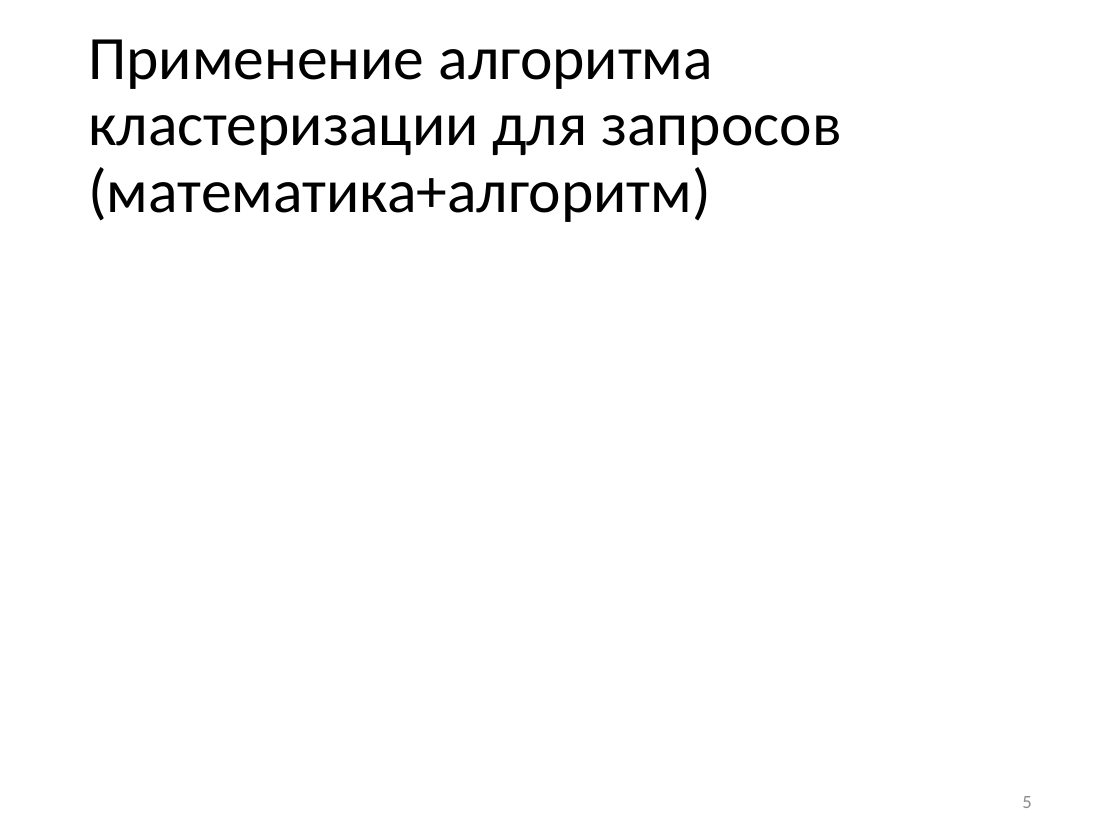
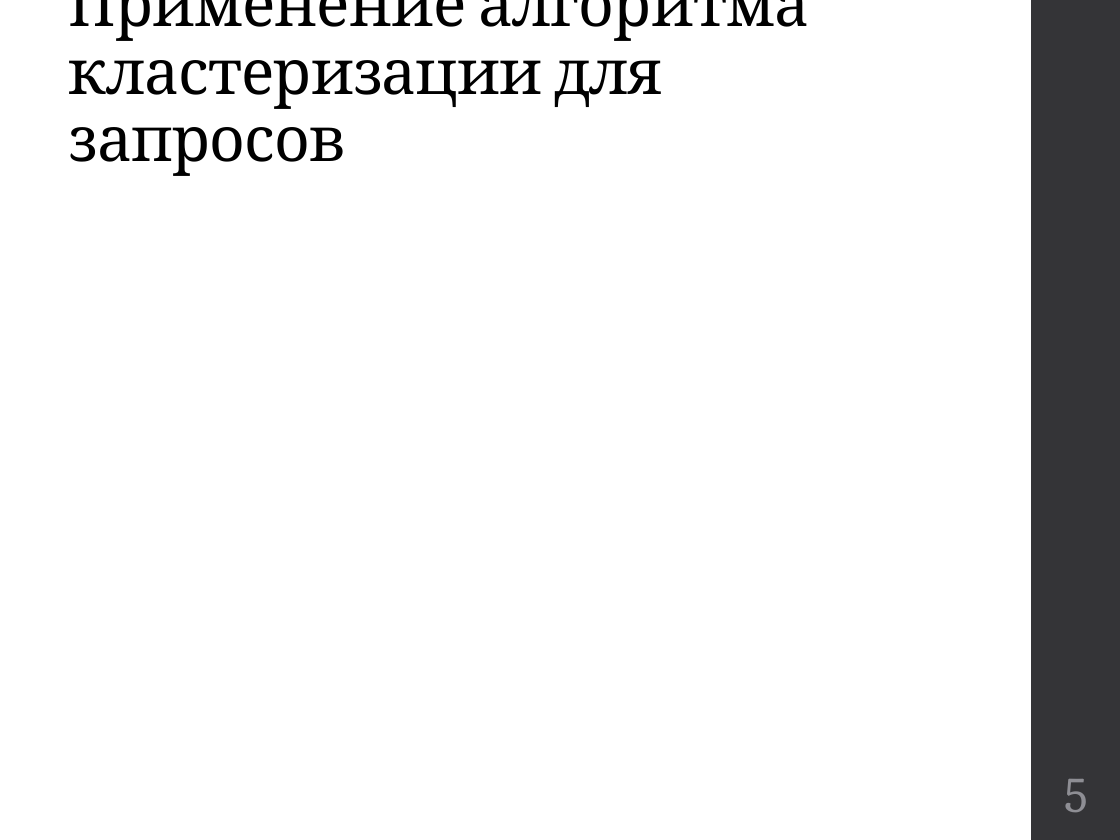
Before and after one commit to kwadraterry/diploma, a slide deck: slide 5 of Отчет/Доклад Неповинных.pptx. Drawn at 1120x840 pixels with LibreOffice and Linux fonts; fonts in the diff are those of the drawing; grey boxes stand for pictures. Boxes give left, top, right and bottom in pixels: in the first picture for what was removed or moved away, otherwise in the second. Text is boxed around its words. In the diff, an @@ line names an element or a change of style, - is before the commit and + after.

Commit message:
Добавлена презентация, обновлен алгоритм

```diff
--- a/Отчет/Доклад Неповинных.pptx
+++ b/Отчет/Доклад Неповинных.pptx
@@ title "Применение алгоритма кластеризации для запросов" at (x1=69, y1=0, x2=810, y2=176): vertical alignment middle to bottom @@
@@ title at (x1=69, y1=0, x2=810, y2=176): text changed; size 39.6 to 40 pt; font Calibri to Cambria @@
-Применение алгоритма кластеризации для запросов (математика+алгоритм)
+Применение алгоритма кластеризации для запросов
@@ rectangle added at (x1=1032, y1=0, x2=1120, y2=840), fill #353537 @@
@@ page number moved from (x1=1022, y1=796, x2=1031, y2=808) to (x1=1064, y1=779, x2=1088, y2=812) @@
@@ page number at (x1=1064, y1=779, x2=1088, y2=812): size 12 to 32 pt, font Calibri to Cambria, text colour #8C8C8C to #8E8E94; alignment right to centre @@
```
Also in this commit, not shown: 10 other slides changed, 4 slides added, 4 slides removed, 1 other file.
